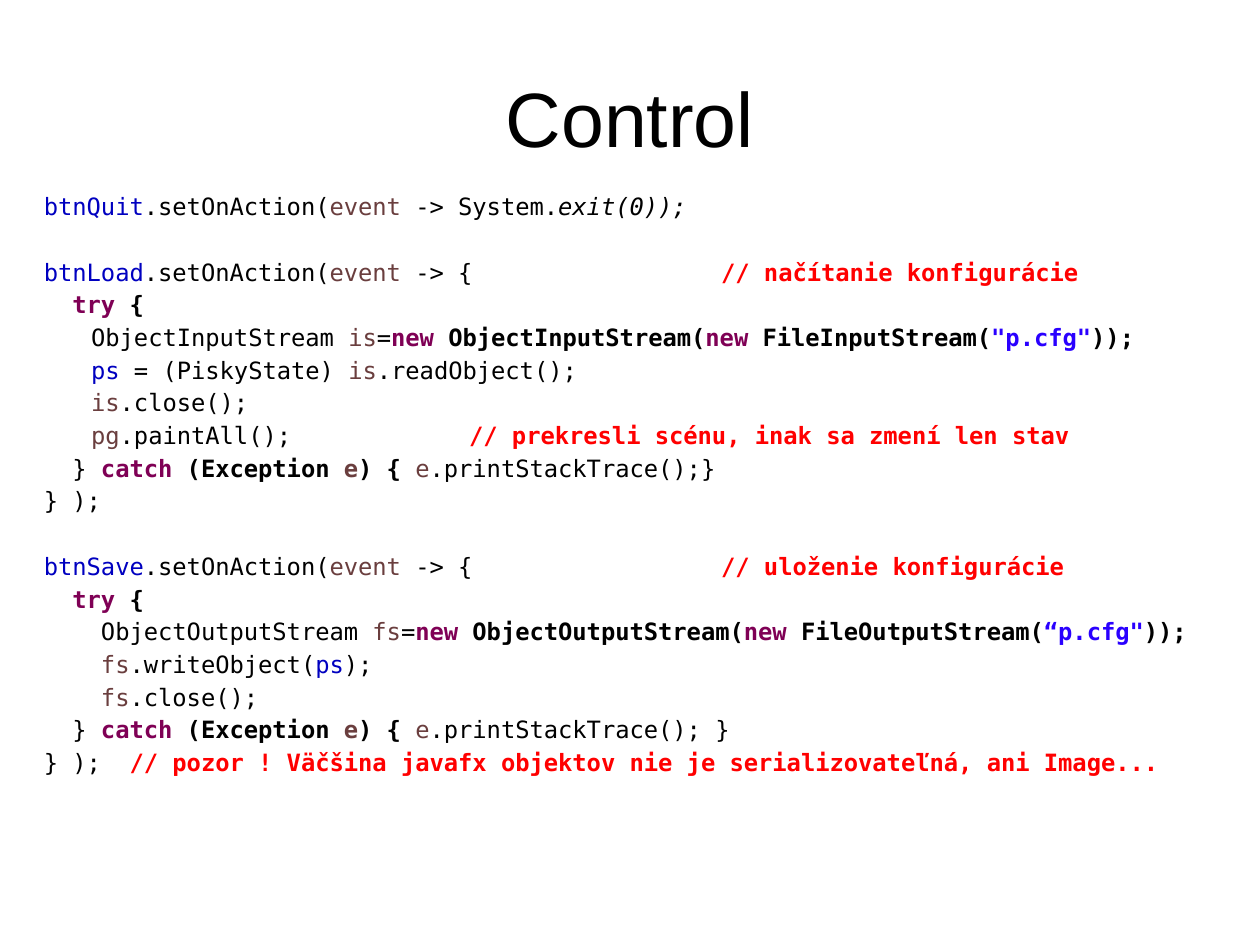
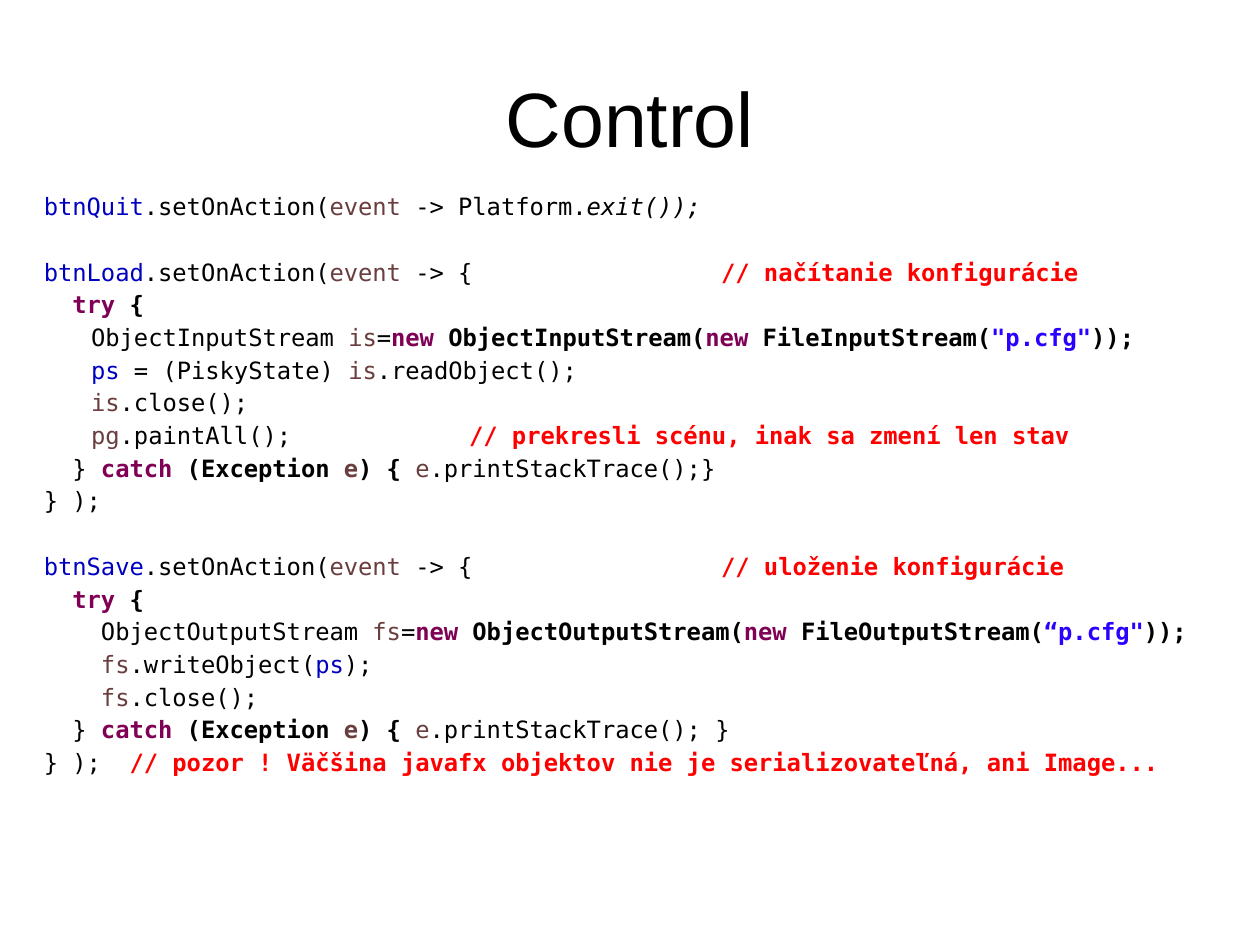
Before and after one commit to Programovanie4/Prednasky, a slide deck: slide 21 of 12/12_java.ppt (slide 22 before the commit). Drawn at 1260x945 pixels with LibreOffice and Linux fonts; fonts in the diff are those of the drawing. Boxes give left, top, right and bottom in pixels: in the first picture for what was removed or moved away, otherwise in the second. Text is boxed around its words. In the diff, an @@ line names an element or a change of style, - is before the commit and + after.

```diff
--- a/12/12_java.ppt
+++ b/12/12_java.ppt
@@ text at bbox=[44, 196, 701, 219]: text changed @@
-btnQuit.setOnAction(event -> System.exit(0));
+btnQuit.setOnAction(event -> Platform.exit());
```
Also in this commit, not shown: 5 other slides changed, 7 slides added, 22 slides removed, 5 other files.
